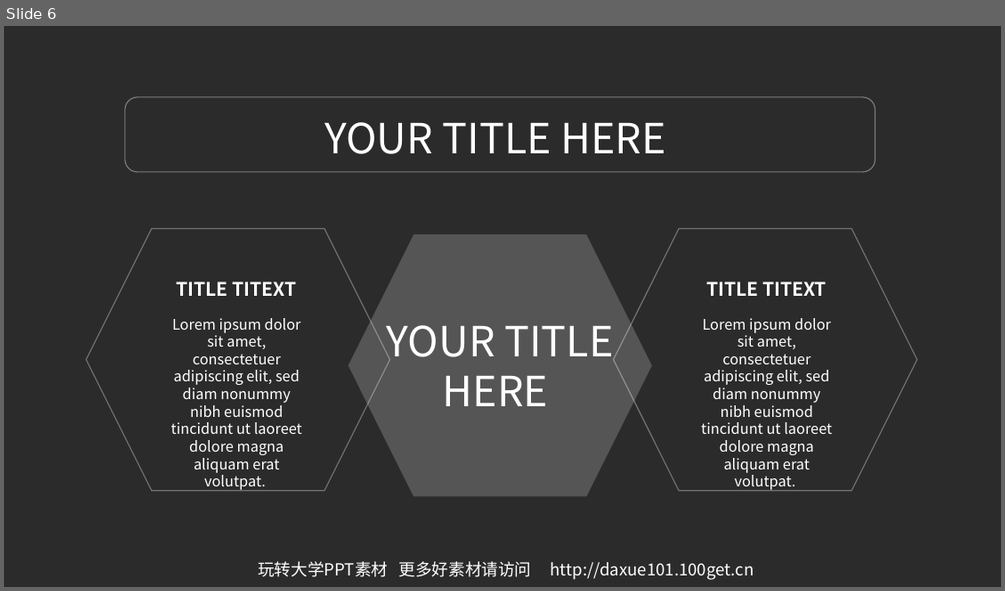
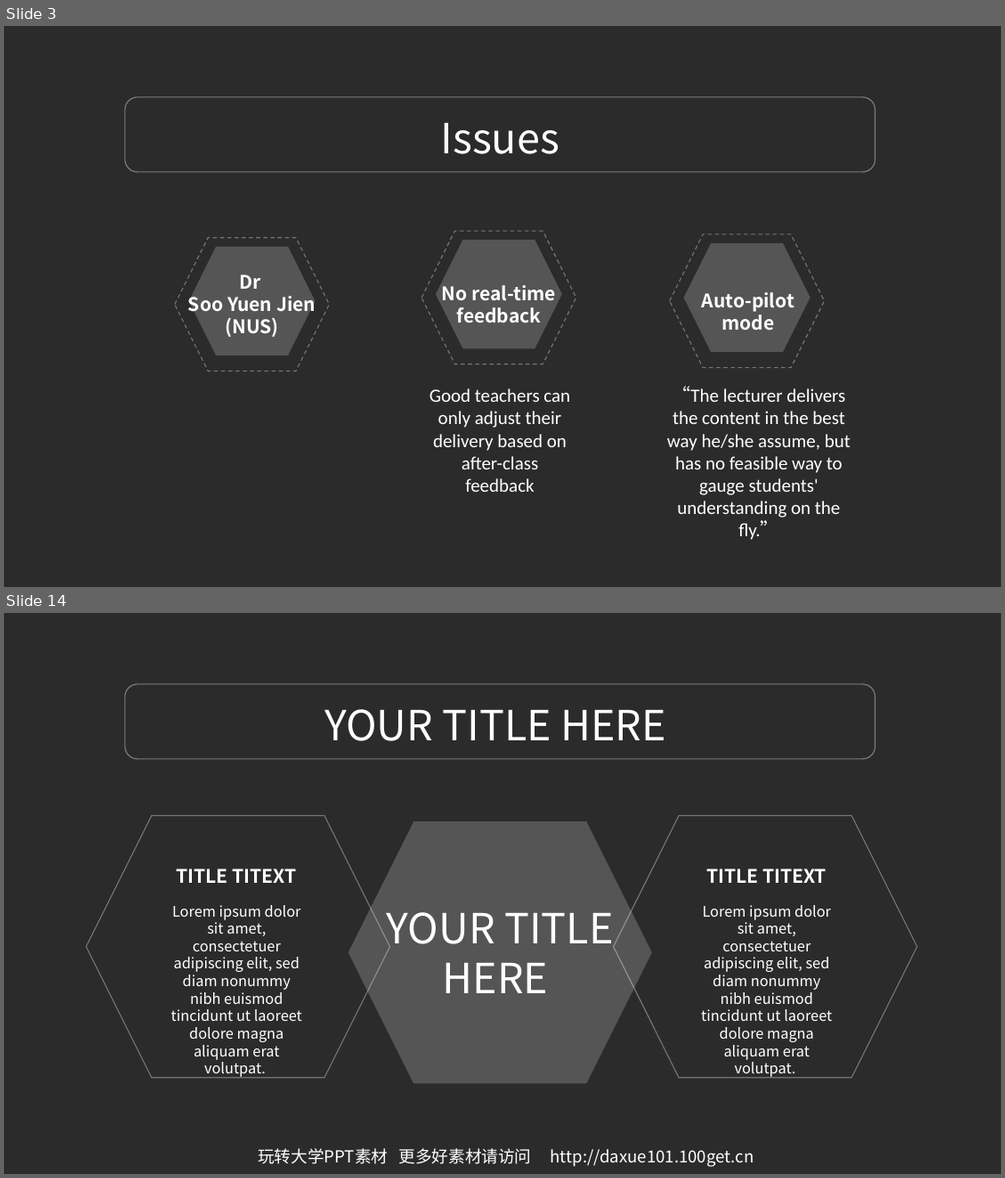
Before and after one commit to JengTallis/ECJam-1, a slide deck: 03.玩转大学PPT高档模板-IOS风格简约蓝ppt模板.ppt. Shown one above the other, each under a label of ours: slide 6 before the commit, slides 3 and 14 after it; the slides between them are not shown. The pictures are 1005x591 and 1005x1178 pixels, drawn with LibreOffice and Linux fonts; fonts in the diff are those of the drawing; background and template pictures are left out; a plain dark background stands for a picture behind light text. Boxes give left, top, right and bottom in pixels: in the first picture for what was removed or moved away, otherwise in the second. Text is boxed around its words. In the diff, an @@ line names an element or a change of style, - is before the commit and + after.

```diff
--- a/03.玩转大学PPT高档模板-IOS风格简约蓝ppt模板.ppt
+++ b/03.玩转大学PPT高档模板-IOS风格简约蓝ppt模板.ppt
@@ slide 3 added at bbox=[4, 26, 1001, 587], background picture (left out) @@
@@ rounded rectangle added at bbox=[125, 97, 874, 172], outline #FFFFFF 0.99 pt @@
@@ text added at bbox=[441, 122, 559, 154], 40 pt, text #FFFFFF @@
+Issues
@@ hexagon added at bbox=[174, 238, 329, 370], outline #FFFFFF 0.99 pt dashed @@
@@ hexagon added at bbox=[421, 231, 576, 363], outline #FFFFFF 0.99 pt dashed @@
@@ hexagon added at bbox=[669, 233, 824, 367], outline #FFFFFF 0.99 pt dashed @@
@@ hexagon added at bbox=[188, 247, 315, 355], fill #FFFFFF at 20% opacity @@
@@ hexagon added at bbox=[435, 240, 561, 349], fill #FFFFFF at 20% opacity @@
@@ hexagon added at bbox=[683, 242, 809, 352], fill #FFFFFF at 20% opacity @@
@@ text added at bbox=[188, 274, 316, 337], 18 pt, text #FFFFFF, bold @@
+Dr
+Soo Yuen Jien
+(NUS)
@@ text added at bbox=[442, 285, 556, 323], 18 pt, text #FFFFFF, bold @@
+No real-time
+feedback
@@ text added at bbox=[702, 292, 794, 330], 18 pt, text #FFFFFF, bold @@
+Auto-pilot mode
@@ text added at bbox=[429, 388, 570, 491], 18 pt, text #FFFFFF @@
+Good teachers can only adjust their delivery based on after-class feedback
@@ text added at bbox=[667, 386, 850, 540], 18 pt, text #FFFFFF @@
+“The lecturer delivers the content in the best way he/she assume, but has no feasible way to gauge students' understanding on the fly.”
@@ what was slide 6 is now slide 14 @@
```
Also in this commit, not shown: 5 slides changed, 12 other slides added, 4 slides removed, 1 other file.
